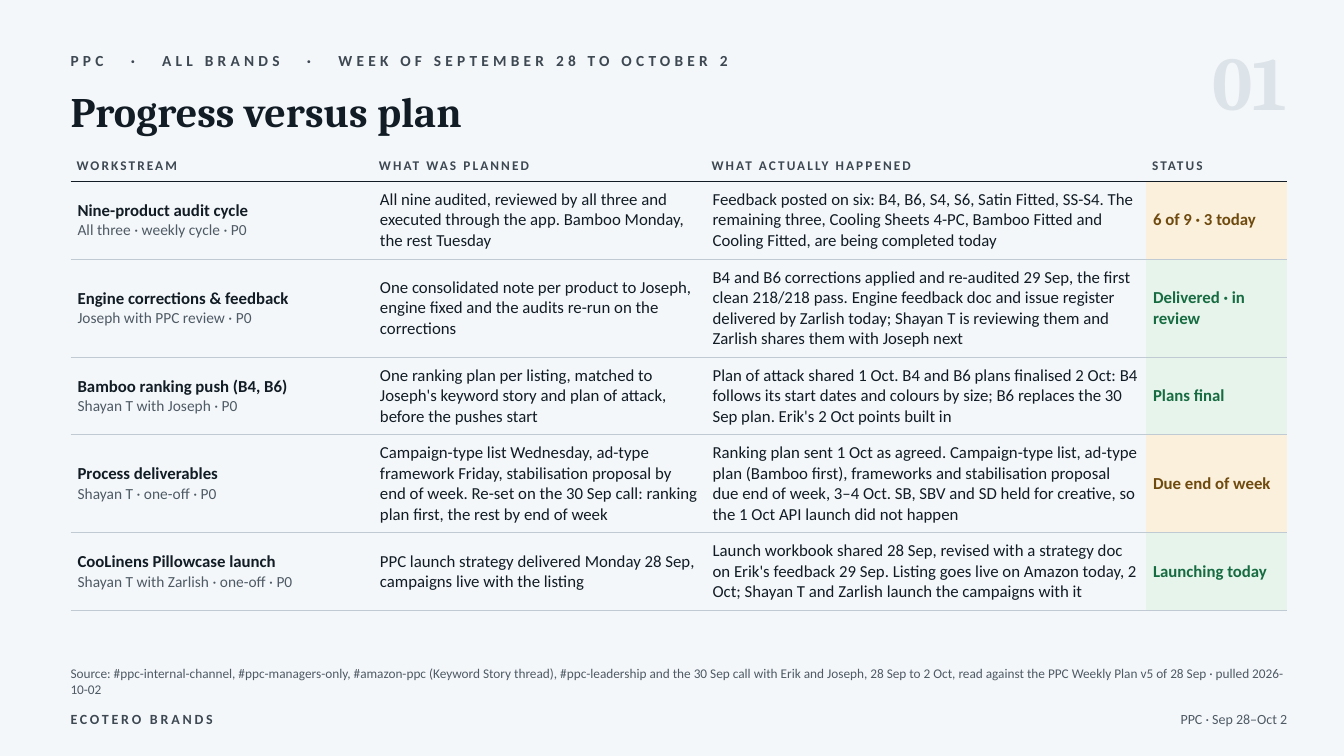
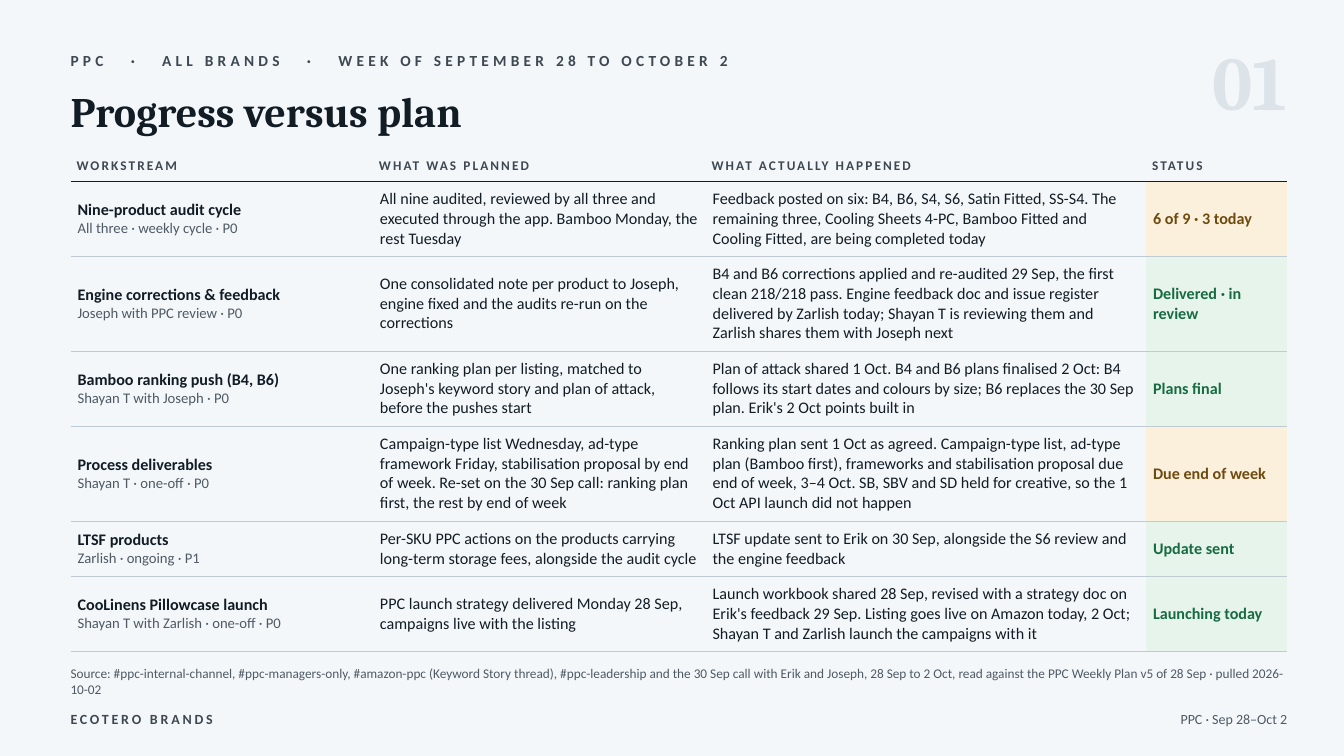
Before and after one commit to zarlish-web/PPC-Audit-, a slide deck: slide 2 of deliverables/PPC_Weekly_Review_Sep28-Oct2.pptx. Drawn at 1344x756 pixels with LibreOffice and Linux fonts; fonts in the diff are those of the drawing. Boxes give left, top, right and bottom in pixels: in the first picture for what was removed or moved away, otherwise in the second. Text is boxed around its words. In the diff, an @@ line names an element or a change of style, - is before the commit and + after.

```diff
--- a/deliverables/PPC_Weekly_Review_Sep28-Oct2.pptx
+++ b/deliverables/PPC_Weekly_Review_Sep28-Oct2.pptx
@@ table at box(71, 156, 1288, 646) @@
+row 6: LTSF products / Zarlish · ongoing · P1 | Per-SKU PPC actions on the products carrying long-term storage fees, alongside the audit cycle | LTSF update sent to Erik on 30 Sep, alongside the S6 review and the engine feedback | Update sent
```
Also in this commit, not shown: 3 other slides changed.
